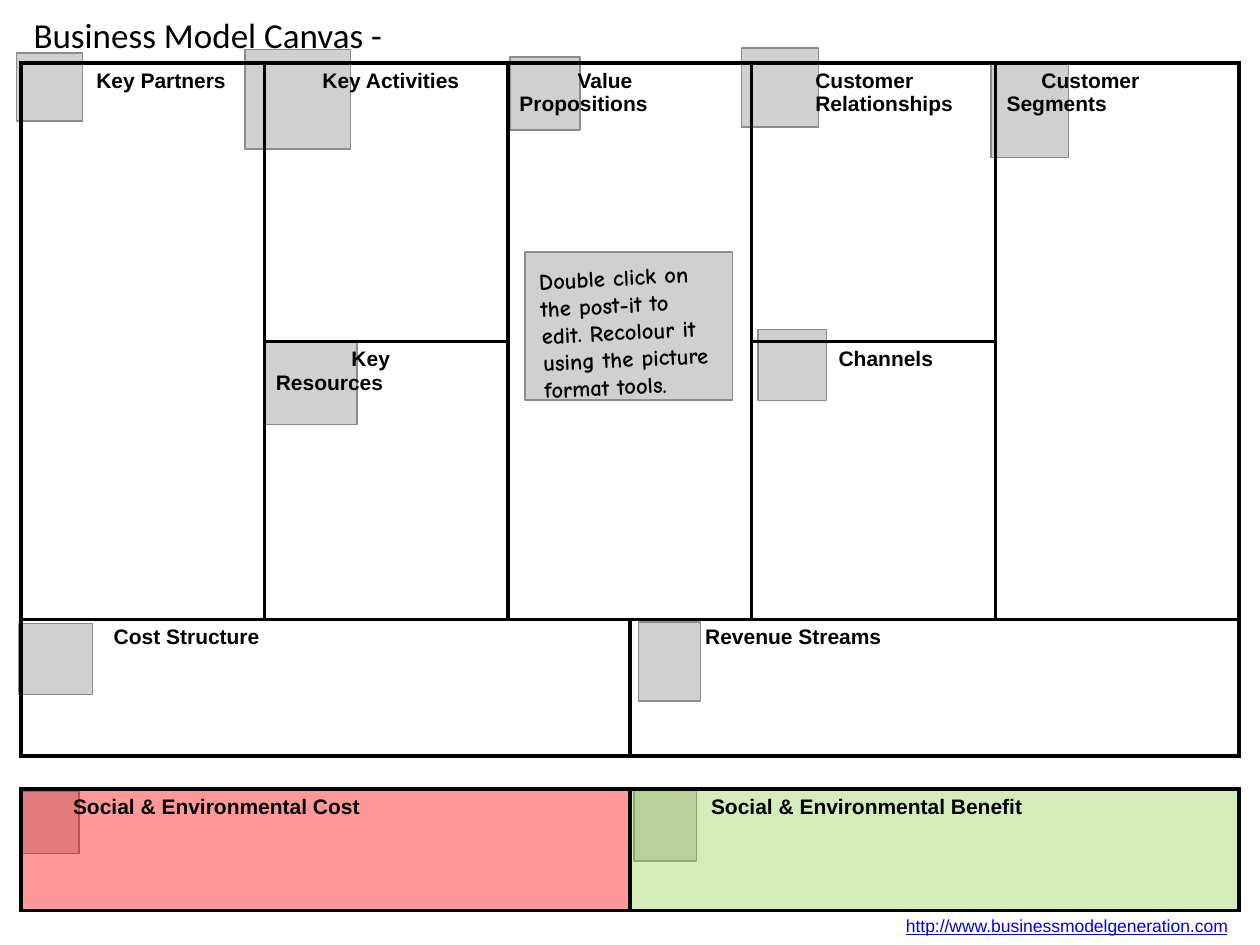
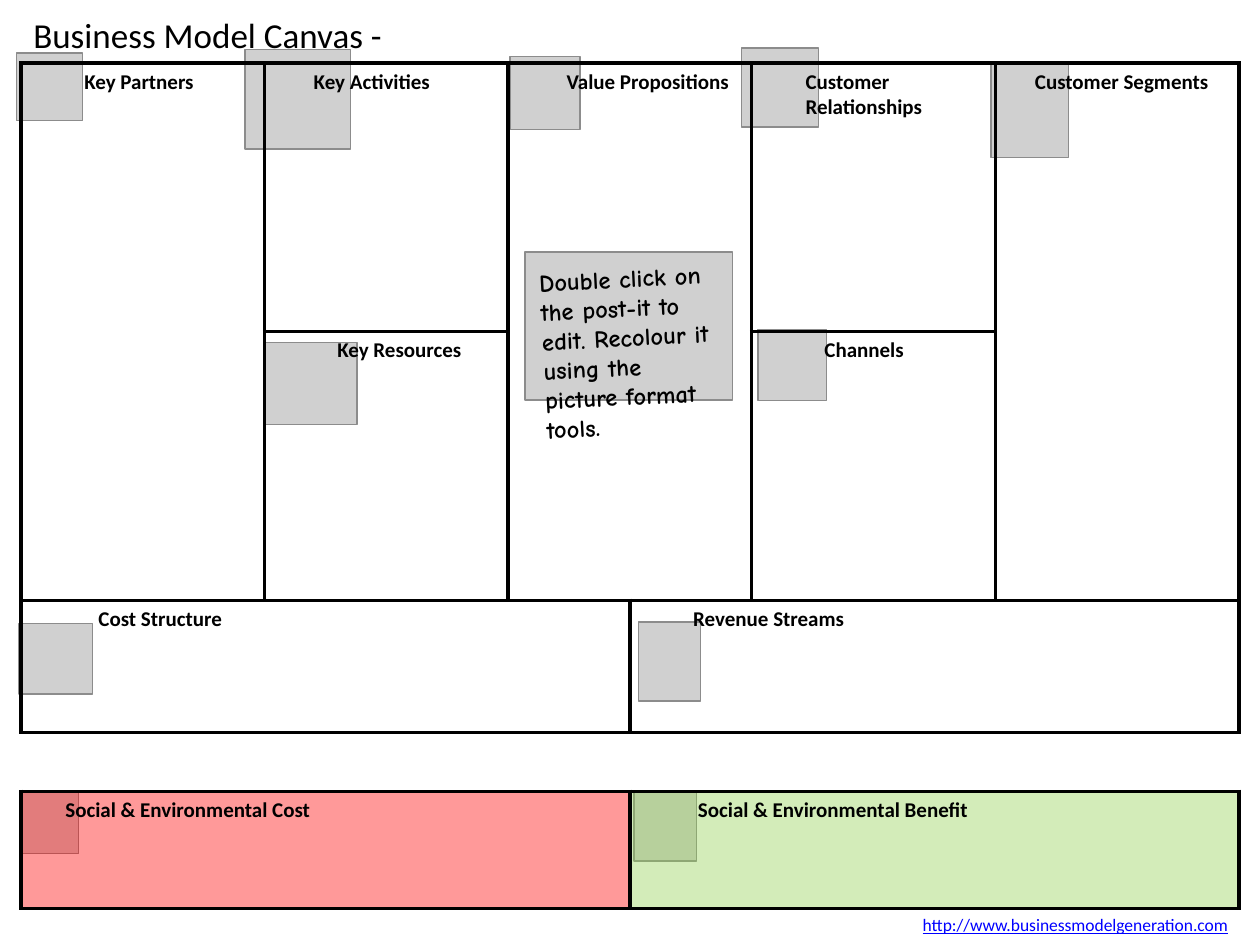
Before and after one commit to JoseAlbertoVazq/tuvotocuenta, a slide deck: slide 2 of empresa/Business_Model_Canvas_Template.pptx. Drawn at 1260x945 pixels with LibreOffice and Linux fonts; fonts in the diff are those of the drawing; grey boxes stand for pictures. Boxes give left, top, right and bottom in pixels: in the first picture for what was removed or moved away, otherwise in the second. Text is boxed around its words. In the diff, an @@ line names an element or a change of style, - is before the commit and + after.

```diff
--- a/empresa/Business_Model_Canvas_Template.pptx
+++ b/empresa/Business_Model_Canvas_Template.pptx
@@ table at [21, 63, 1239, 941] @@
@@ font Arial to Calibri @@
@@ borders changed @@
@@ text "Double click on the post-it ..." at [540, 269, 709, 439]: size 12.9 to 14 pt @@
```
Also in this commit, not shown: 1 other slide changed, 10 other files.
